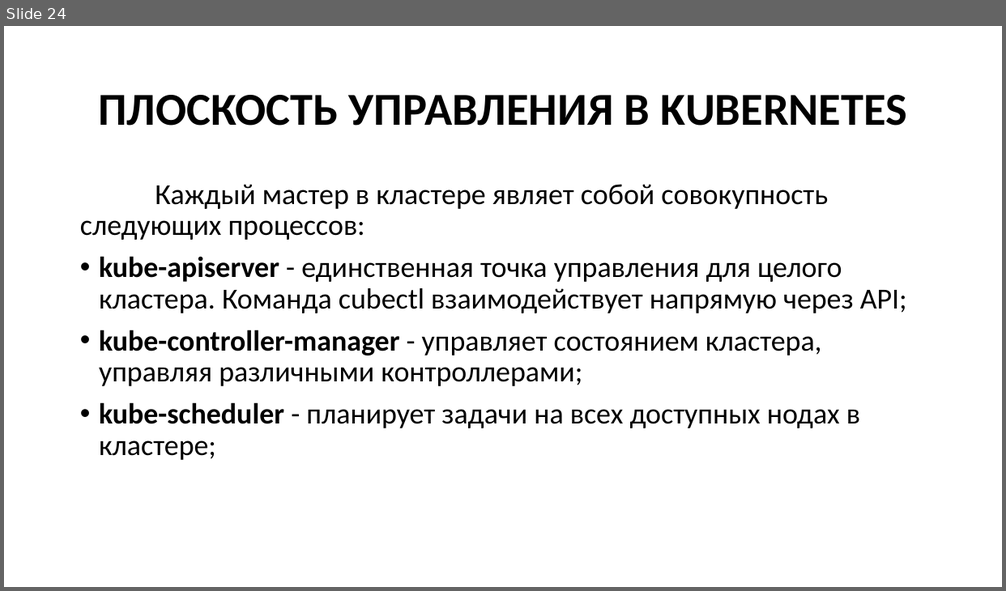
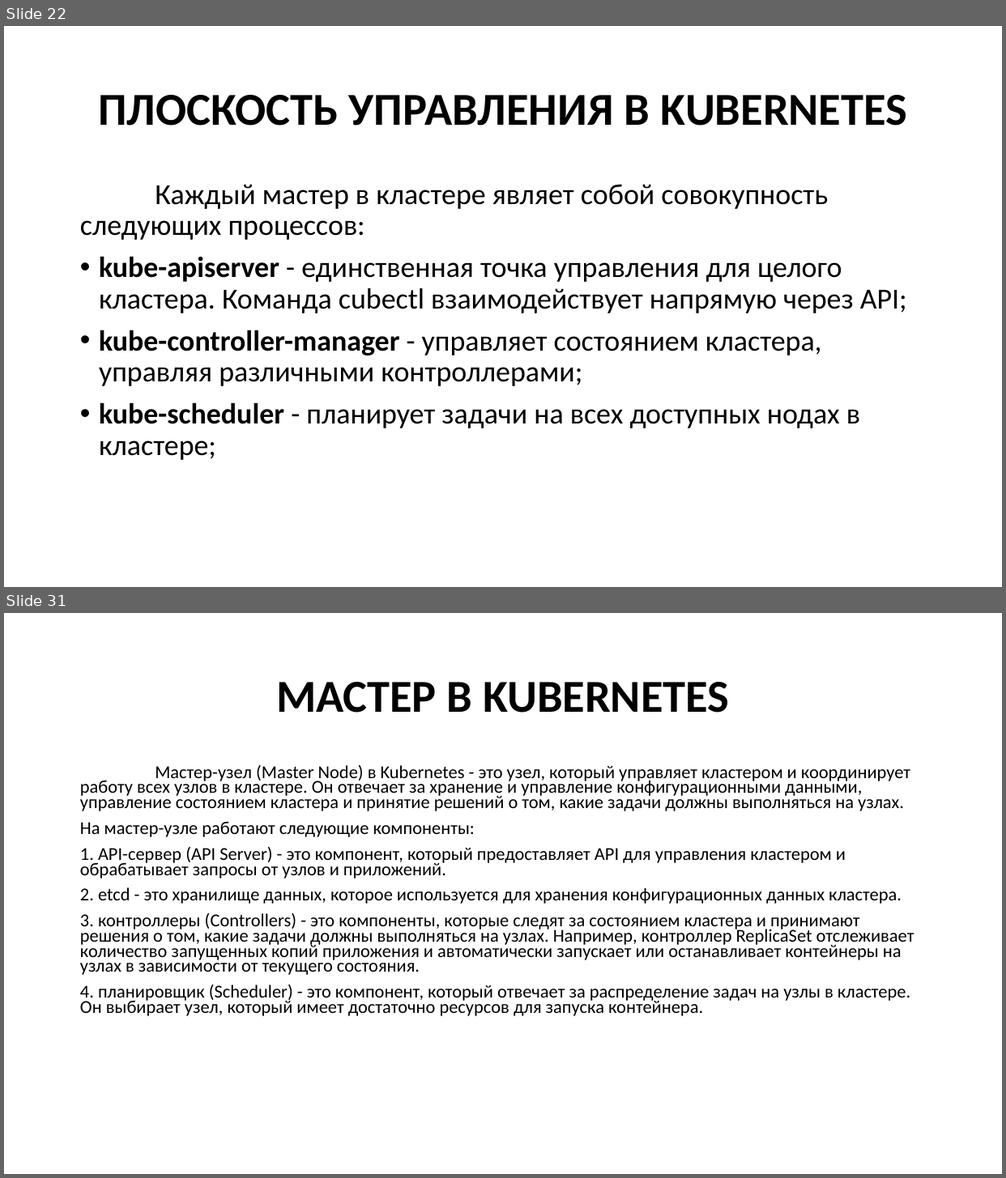
Before and after one commit to Kollekcioner47/k8s, a slide deck: k8s.pptx. Shown one above the other, each under a label of ours: slide 24 before the commit, slides 22 and 31 after it; the slides between them are not shown. The pictures are 1006x591 and 1006x1178 pixels, drawn with LibreOffice and Linux fonts; fonts in the diff are those of the drawing. Boxes give left, top, right and bottom in pixels: in the first picture for what was removed or moved away, otherwise in the second. Text is boxed around its words. In the diff, an @@ line names an element or a change of style, - is before the commit and + after.

```diff
--- a/k8s.pptx
+++ b/k8s.pptx
@@ slide 31 added at [4, 613, 1002, 1174], background #FFFFFF @@
@@ title added at [276, 682, 729, 713], 44 pt, text #000000, bold @@
+МАСТЕР В KUBERNETES
@@ text added at [80, 764, 914, 1016], 17.5 pt, text #000000 @@
+Мастер-узел (Master Node) в Kubernetes - это узел, который управляет кластером и координирует работу всех узлов в кластере. Он отвечает за хранение и управление конфигурационными данными, управление состоянием кластера и принятие решений о том, какие задачи должны выполняться на узлах.
+На мастер-узле работают следующие компоненты:
+1. API-сервер (API Server) - это компонент, который предоставляет API для управления кластером и обрабатывает запросы от узлов и приложений.
+2. etcd - это хранилище данных, которое используется для хранения конфигурационных данных кластера.
+3. контроллеры (Controllers) - это компоненты, которые следят за состоянием кластера и принимают решения о том, какие задачи должны выполняться на узлах. Например, контроллер ReplicaSet отслеживает количество запущенных копий приложения и автоматически запускает или останавливает контейнеры на узлах в зависимости от текущего состояния.
+4. планировщик (Scheduler) - это компонент, который отвечает за распределение задач на узлы в кластере. Он выбирает узел, который имеет достаточно ресурсов для запуска контейнера.
@@ what was slide 24 is now slide 22 @@
```
Also in this commit, not shown: 5 slides changed, 50 other slides added, 5 slides removed.
